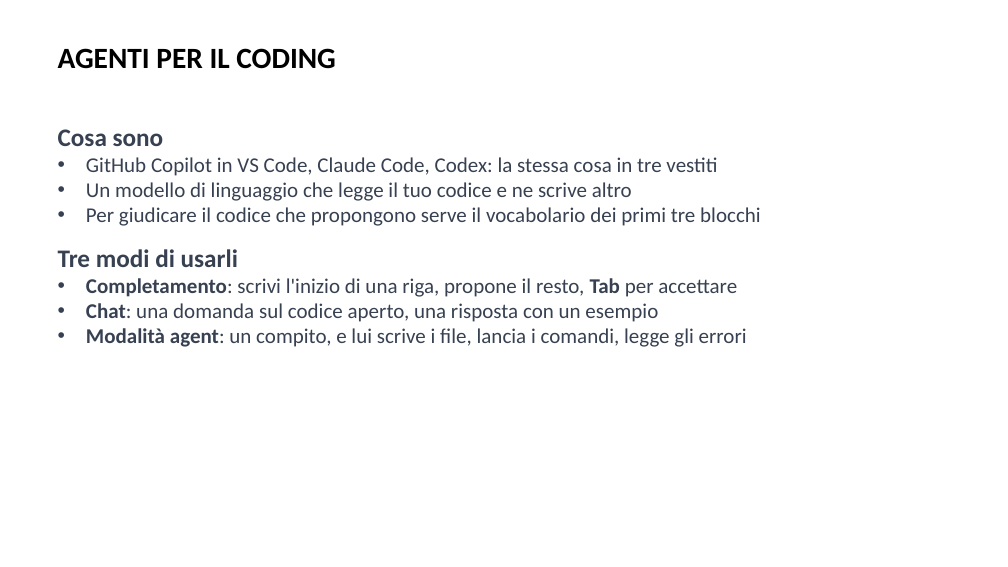
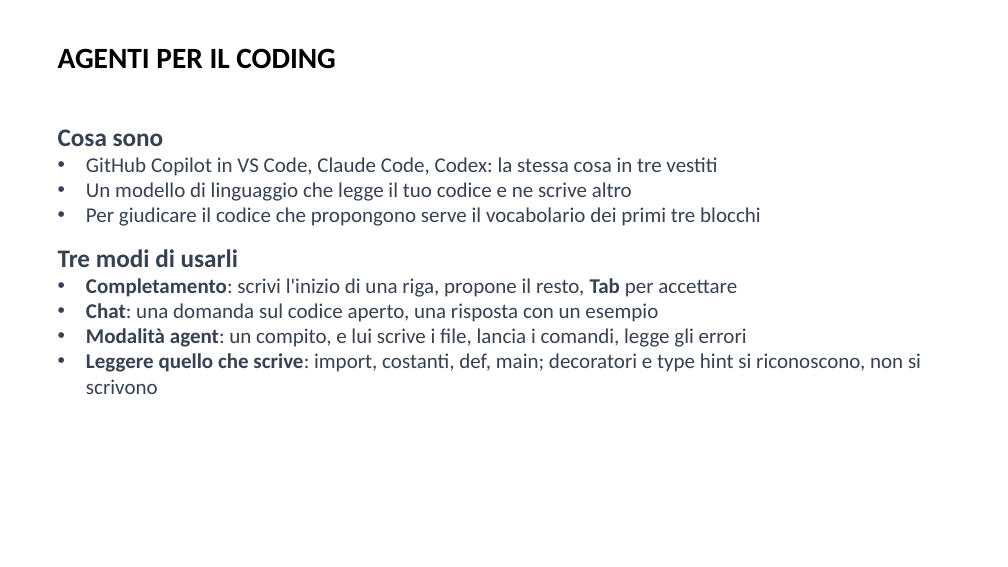
Before and after one commit to AndreaCorvaglia0/python-base-utilities, a slide deck: slide 13 of Slides/Presentazione_python_base.pptx. Drawn at 1008x567 pixels with LibreOffice and Linux fonts; fonts in the diff are those of the drawing; background and template pictures are left out. Boxes give left, top, right and bottom in pixels: in the first picture for what was removed or moved away, otherwise in the second. Text is boxed around its words. In the diff, an @@ line names an element or a change of style, - is before the commit and + after.

```diff
--- a/Slides/Presentazione_python_base.pptx
+++ b/Slides/Presentazione_python_base.pptx
@@ text at (86,353,921,394): paragraph added @@
+• Leggere quello che scrive: import, costanti, def, main; decoratori e type hint si riconoscono, non si scrivono
```
Also in this commit, not shown: 4 other slides changed, 2 slides added, 7 slides removed, 1 other file.
